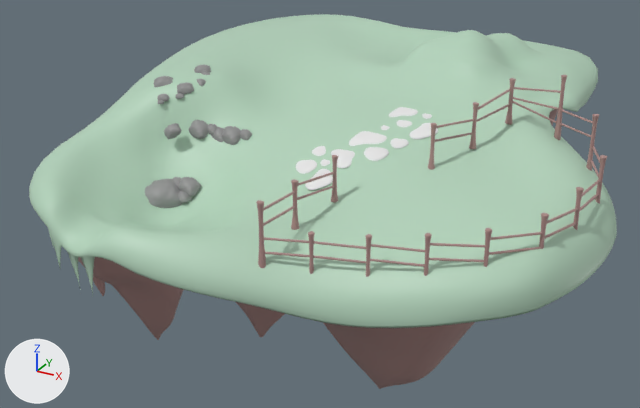
An edit to the FBX model Floating Island 2/Assets/Assets/Base models/Island 1.fbx, drawn before and after from the same camera.
One viewpoint serves both versions: a 50 mm lens placed at (2.76, -5.08, 4.54), pointed at (-0.09, 0.11, 1.95). Lighting does not change. The marker at lower left points along +X, +Y and +Z. Where no turn or scale is listed for an object, it has been applied to the vertices.
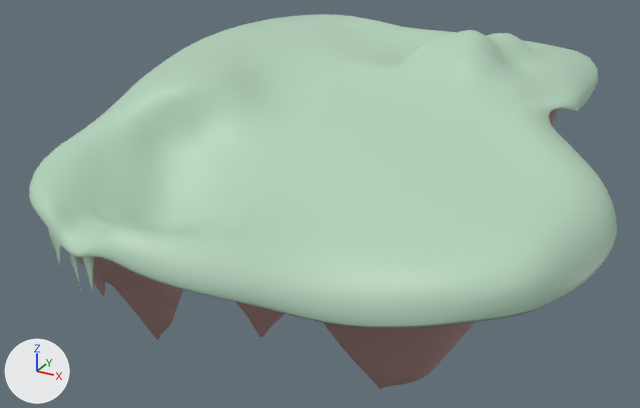
Patch to the scene script:
```diff
--- a/Floating Island 2/Assets/Assets/Base models/Island 1.fbx.py
+++ b/Floating Island 2/Assets/Assets/Base models/Island 1.fbx.py
@@ ob_circle_001 @@
-ob_circle_001 = bpy.data.objects.new('Circle.001', me_circle_002)
-ob_circle_001.location = (0.0, 0.0, 0.0)
@@ ob_cube_013 @@
-ob_cube_013 = bpy.data.objects.new('Cube.013', me_cube_012)
-ob_cube_013.location = (0.0, 0.0, 0.0)
@@ ob_cube_016 @@
-ob_cube_016 = bpy.data.objects.new('Cube.016', me_cube_027)
-ob_cube_016.location = (0.0, 0.0, 0.0)
```

Where the change shows, as pixel boxes [x1, y1, x2, y2] in the pictures (640 x 408 px):
'Cube.013', deleted (brown): before [256, 75, 607, 277]
'Cube.016', deleted: before [145, 64, 252, 208]
'Circle.001', deleted: before [296, 107, 438, 190]
